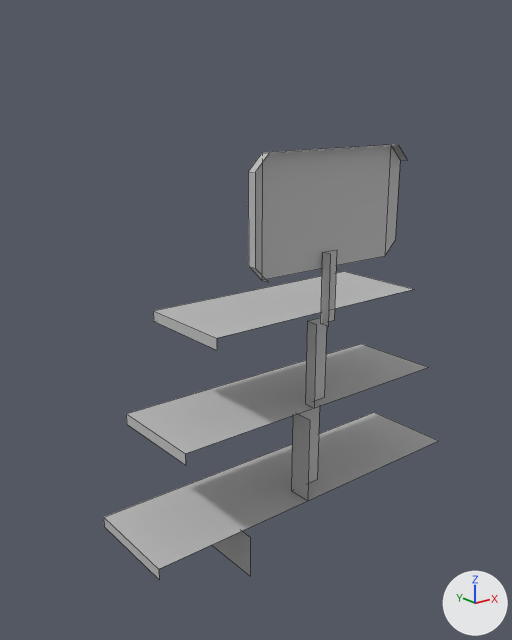
The FBX model Assets/3D models/Toy Shelf.fbx as it was, and as the next commit left it.
The view is the same before and after, from a camera (50 mm lens) standing at (-3.35, -3.4, 3.28) and looking at (-0.24, 0.49, 1.72). The axes (+X, +Y, +Z) are drawn at lower right. The lights are the same throughout. Mesh edges are drawn as thin lines. Where no turn or scale is listed for an object, it has been applied to the vertices.

Objects in the first picture: 'Toy_Shelf1'.
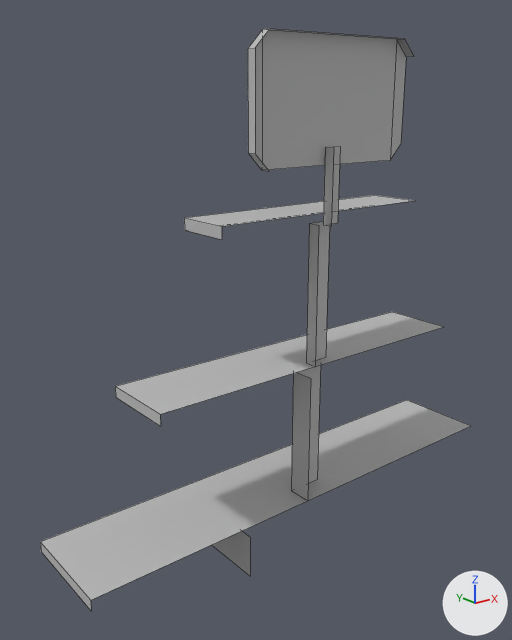
What differs and where, as boxes (x1, y1, x2, y2) in the pictures (512 x 640 px; the box of a moved part takes in the faces that stretch with it):
'Toy_Shelf1', reshaped (29% wider, 34% taller)
    before: (104, 145, 438, 579)
    after: (40, 29, 470, 610)
part 1 of me_mesh, moved or reshaped
    before: (126, 344, 428, 464)
    after: (115, 312, 443, 426)
part 2 of me_mesh, moved or reshaped
    before: (305, 318, 326, 408)
    after: (306, 222, 330, 366)
part 3 of me_mesh, moved or reshaped
    before: (104, 412, 438, 579)
    after: (40, 400, 470, 610)
part 4 of me_mesh, moved or reshaped
    before: (153, 271, 413, 350)
    after: (184, 195, 415, 239)
part 5 of me_mesh, moved or reshaped
    before: (248, 145, 407, 282)
    after: (248, 29, 414, 171)
part 6 of me_mesh, moved or reshaped
    before: (320, 250, 337, 327)
    after: (323, 146, 340, 227)
part 7 of me_mesh, moved or reshaped
    before: (291, 406, 320, 501)
    after: (291, 365, 321, 501)

The change, as a diff of the scene's bpy script:
```diff
--- a/Assets/3D models/Toy Shelf.fbx.py
+++ b/Assets/3D models/Toy Shelf.fbx.py
@@ me_mesh @@
 me_mesh.from_pydata(...)  # 59 vertices, 25 faces; spans x -1.43..1.43, y -0.09..0.76, z 0.0..2.96
 # used by ob_toy_shelf1; location = (0.0, 0.0, 0.0)
 # before: 33 (-0.14, 0.18, 1.07), 34 (0.14, 0.18, 1.07), 37 (-0.14, 0.0, 1.07) at pixel (309, 419)
+# me_mesh part 1: the loose piece of 7 vertices spanning x -1.2..1.2, y 0.0..0.76, z 1.07..1.15 is scaled about its middle by (1.14, 0.743, 1), then moved by (0.0, -0.1, 0.32)
+# me_mesh part 2: the loose piece of 6 vertices spanning x -0.1..0.1, y 0.0..0.09, z 1.15..1.78 is scaled about its middle by (1, 1, 1.59), then moved by (0.0, 0.0, 0.5)
+# me_mesh part 3: the loose piece of 7 vertices spanning x -1.43..1.43, y 0.0..0.76, z 0.33..0.4 is scaled about its middle by (1.33, 1, 1)
+# me_mesh part 4: the loose piece of 7 vertices spanning x -0.94..0.94, y 0.0..0.76, z 1.78..1.86 is scaled about its middle by (0.944, 0.537, 1), then moved by (0.0, -0.18, 0.69)
+# me_mesh part 5: the loose piece of 14 vertices spanning x -0.69..0.69, y -0.07..0.0, z 2.17..2.96 is moved by (0.0, 0.0, 0.69)
+# me_mesh part 6: the loose piece of 6 vertices spanning x -0.07..0.07, y -0.09..-0.01, z 1.78..2.29 is moved by (0.0, 0.0, 0.69)
+# me_mesh part 7
+for i in [33, 34, 37]: me_mesh.vertices[i].co += Vector((0.0, 0.0, 0.32))
 me_mesh.materials.append(mat_lambert2)
```
